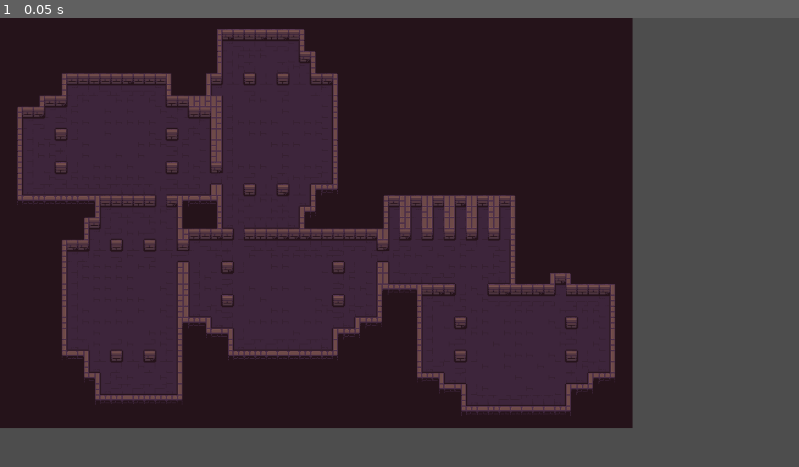
Above: before the commit, frame 1.
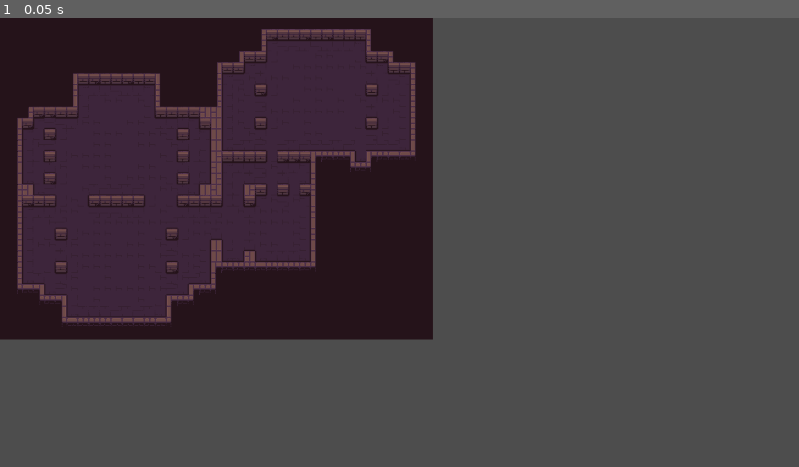
Above: after the commit, the same moment.

Repository: ante-perkovic/ludum-dare
Game: Godot game, scene res://Game.tscn
The game is run twice, just before and just after one commit, with the same random seed, the same clock (stepped at 60 frames per second) and the same inputs. This scene is started directly instead of the project's main scene.
Inputs:
- Up to frame 1 (0.05 s): no input

The runs differ from the first frame. In frame 1, 46% of the frame differs, in the area x 0-80%, y 0-92%.

Commit message:
New rooms

Diff:
--- a/ludumdaregame/scripts/generate_level.gd
+++ b/ludumdaregame/scripts/generate_level.gd
@@ -30,39 +30,7 @@
 	rng.randomize()
 	var tiles = []
 
-	if room_type == utils.RoomType.TOILET:
-		var toilet_width = rng.randi_range(1, 3)
-		var toilet_height = rng.randi_range(1, 2)
-		var toilets = rng.randi_range(3, 6)
-		var width = toilet_width + 1 + rng.randi_range(2, 4)
-		var height = (toilet_height + 1) * toilets - 1
-
-		tiles.resize(height)
-		for y in range(height):
-			tiles[y] = []
-			for x in range(width):
-				tiles[y].append(utils.Tile.new(utils.TileType.FLOOR))
-
-		utils.put_tile(tiles, toilet_width + 2, 0, utils.Tile.new(utils.TileType.FLOOR, true))
-		utils.put_tile(tiles, toilet_width + 2, height - 1, utils.Tile.new(utils.TileType.FLOOR, true))
-		utils.put_tile(tiles, width - 1, height / 3, utils.Tile.new(utils.TileType.FLOOR, true))
-		utils.put_tile(tiles, width - 1, 2 * height / 3, utils.Tile.new(utils.TileType.FLOOR, true))
-
-		for i in range(toilets):
-			if i != 0:
-				utils.put_tiles(
-					tiles,
-					Vector2(0, (toilet_height + 1) * i - 1),
-					Vector2(toilet_width, (toilet_height + 1) * i - 1),
-					utils.TileType.WALL
-				)
-			utils.put_tiles(
-				tiles,
-				Vector2(toilet_width, (toilet_height + 1) * i),
-				Vector2(toilet_width, (toilet_height + 1) * (i + 1) - 3),
-				utils.TileType.WALL
-			)
-	elif room_type == utils.RoomType.BIG:
+	if room_type == utils.RoomType.BIG:
 		var room_string = BIG_ROOMS[rng.randi_range(0, BIG_ROOMS.size() - 1)]
 		tiles = utils.parse_room(room_string)
 	elif room_type == utils.RoomType.SMALL:
@@ -76,16 +44,17 @@
 
 func generate_level():
 	load_rooms()
+	var rng = RandomNumberGenerator.new()
 
 	var room = create_room_tiles(utils.RoomType.BIG)
 	room = utils.add_margin(room)
 
-	for i in range(5):
-		var rng = RandomNumberGenerator.new()
+	var number_of_rooms = rng.randi_range(3, 6)
+
+	for i in range(number_of_rooms):
 		rng.randomize()
 		var roll = rng.randi_range(0, 99)
-		var room_type = utils.RoomType.BIG if roll < 40 else utils.RoomType.SMALL if roll < 70 else utils.RoomType.TOILET
-
+		var room_type = utils.RoomType.BIG if roll < 25 else utils.RoomType.SMALL
 		var new_room = create_room_tiles(room_type)
 		new_room = utils.add_margin(new_room)
 		var combined = null
--- a/ludumdaregame/scripts/generate_utils.gd
+++ b/ludumdaregame/scripts/generate_utils.gd
@@ -1,7 +1,7 @@
 extends Node
 
 enum TileType { OUTSIDE, WALL, FLOOR }
-enum RoomType { BIG, TOILET, SMALL }
+enum RoomType { BIG, SMALL }
 enum Orientation { TOP, LEFT, DOWN, RIGHT }
 
 class Tile:
Not shown, changed: ludumdaregame/Assets/Rooms/big_rooms.txt
Not shown, changed: ludumdaregame/Assets/Rooms/small_rooms.txt
